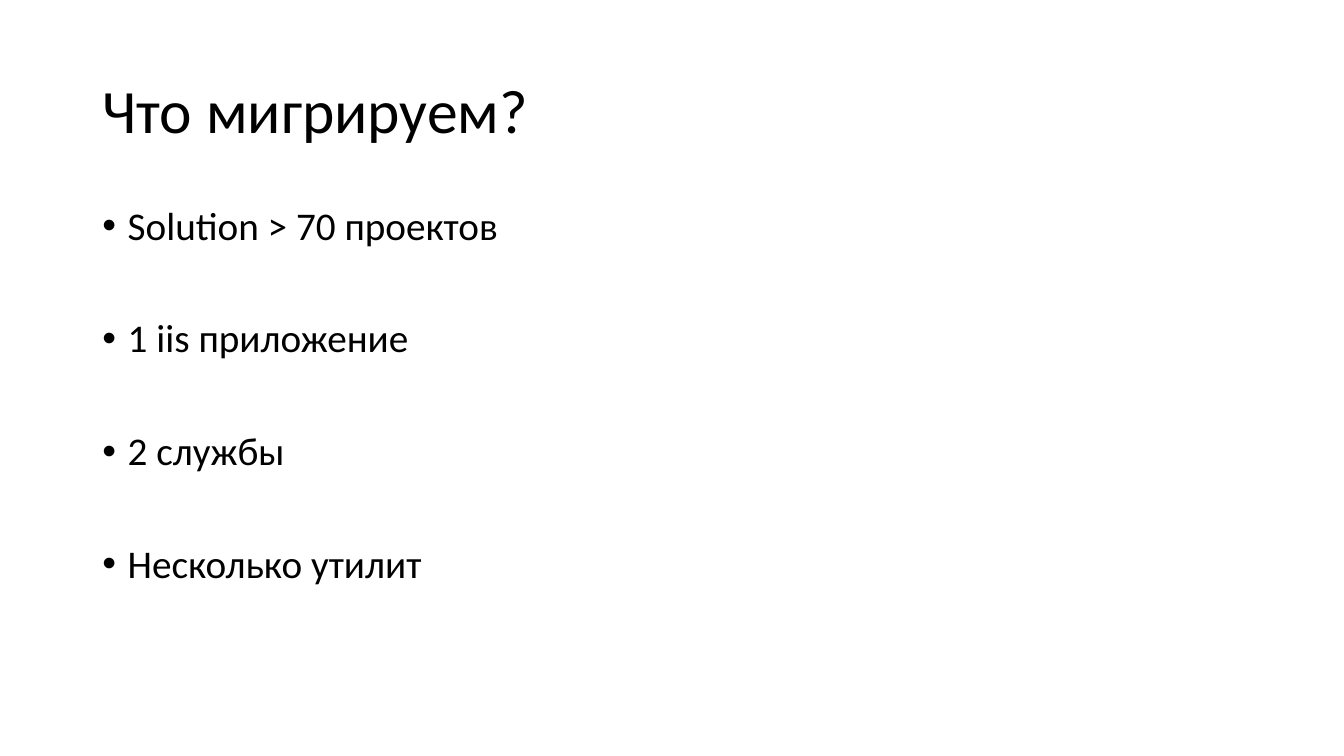
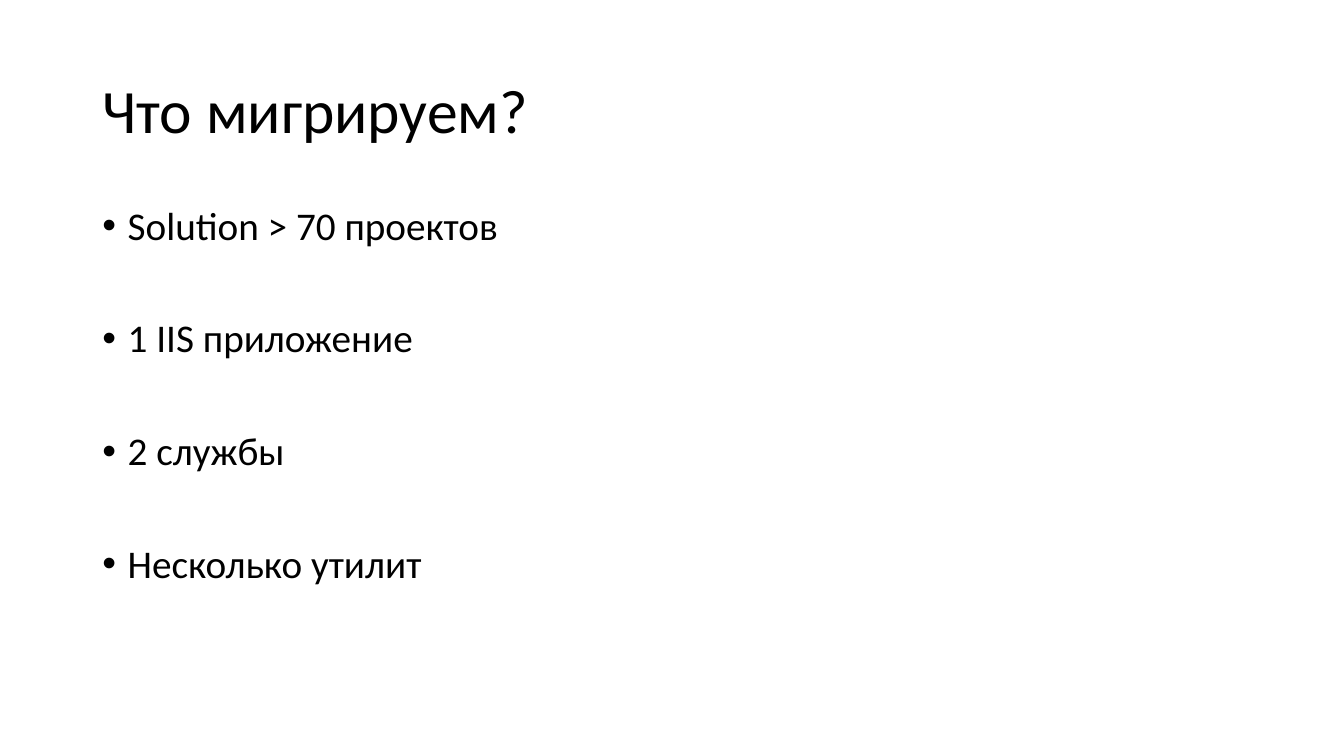
Before and after one commit to aensidhe/presentations, a slide deck: slide 19 of 2017/10/net core and linux in production.pptx (slide 16 before the commit). Drawn at 1344x756 pixels with LibreOffice and Linux fonts; fonts in the diff are those of the drawing. Boxes give left, top, right and bottom in pixels: in the first picture for what was removed or moved away, otherwise in the second. Text is boxed around its words. In the diff, an @@ line names an element or a change of style, - is before the commit and + after.

```diff
--- a/2017/10/net core and linux in production.pptx
+++ b/2017/10/net core and linux in production.pptx
@@ text at [128,326,413,359]: text changed @@
-• 1 iis приложение
+• 1 IIS приложение
```
Also in this commit, not shown: 10 other slides changed, 2 slides added.
